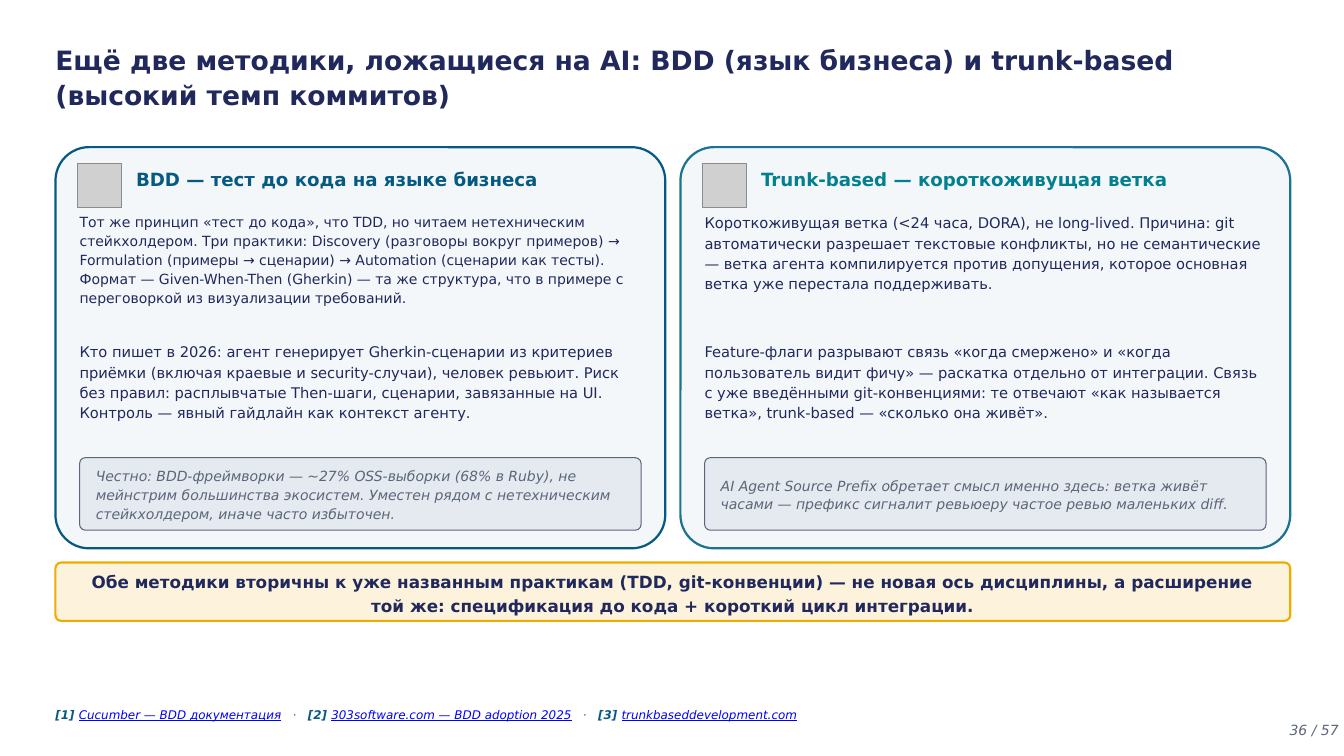
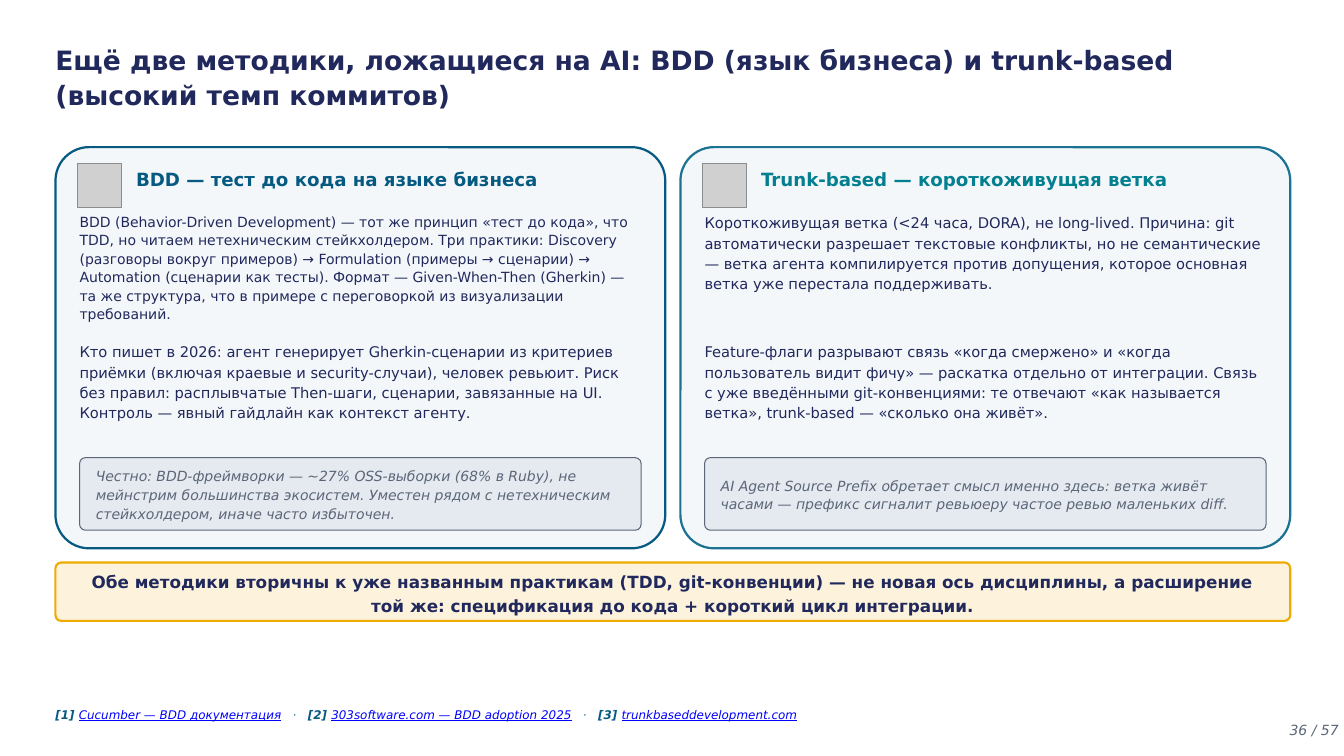
Before and after one commit to tellina-study/AI-usage-lessons, a slide deck: slide 36 of library/lectures/lec-04/rendered/lec-04.pptx. Drawn at 1344x756 pixels with LibreOffice and Linux fonts; fonts in the diff are those of the drawing; grey boxes stand for pictures. Boxes give left, top, right and bottom in pixels: in the first picture for what was removed or moved away, otherwise in the second. Text is boxed around its words. In the diff, an @@ line names an element or a change of style, - is before the commit and + after.

```diff
--- a/library/lectures/lec-04/rendered/lec-04.pptx
+++ b/library/lectures/lec-04/rendered/lec-04.pptx
@@ text at box(80, 216, 628, 322): text changed @@
-Тот же принцип «тест до кода», что TDD, но читаем нетехническим стейкхолдером. Три практики: Discovery (разговоры вокруг примеров) → Formulation (примеры → сценарии) → Automation (сценарии как тесты). Формат — Given-When-Then (Gherkin) — та же структура, что в примере с переговоркой из визуализации требований.
+BDD (Behavior-Driven Development) — тот же принцип «тест до кода», что TDD, но читаем нетехническим стейкхолдером. Три практики: Discovery (разговоры вокруг примеров) → Formulation (примеры → сценарии) → Automation (сценарии как тесты). Формат — Given-When-Then (Gherkin) — та же структура, что в примере с переговоркой из визуализации требований.
```
Also in this commit, not shown: 15 other slides changed, 59 other files.
